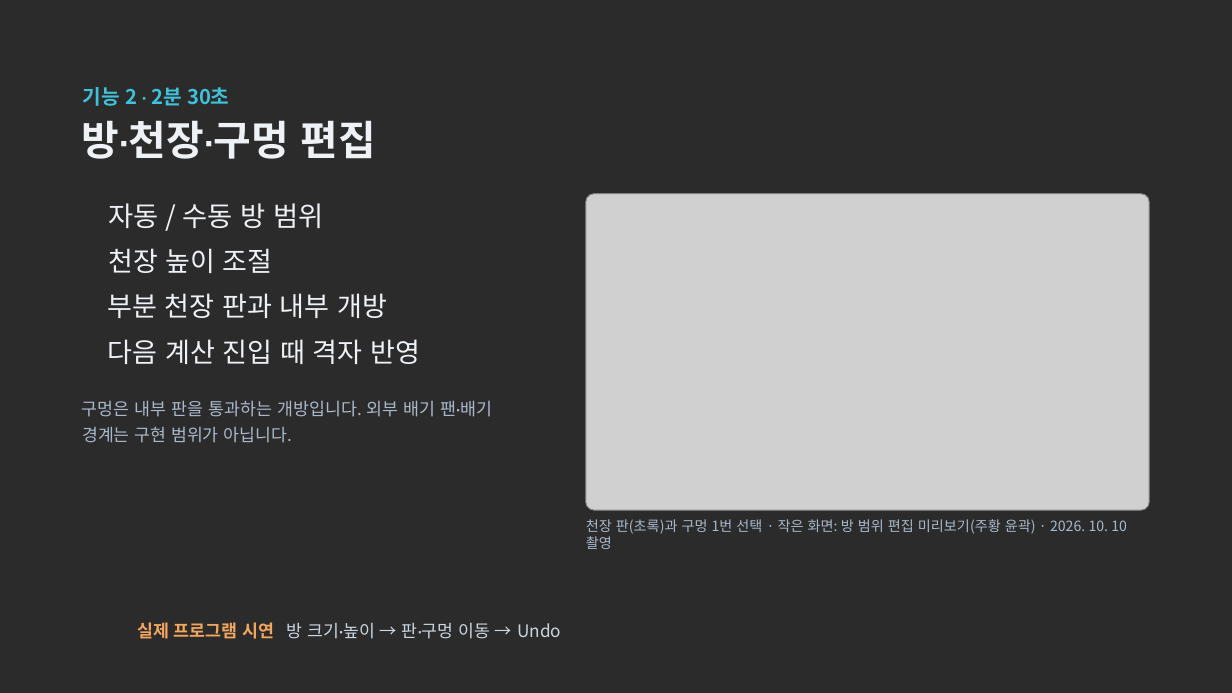
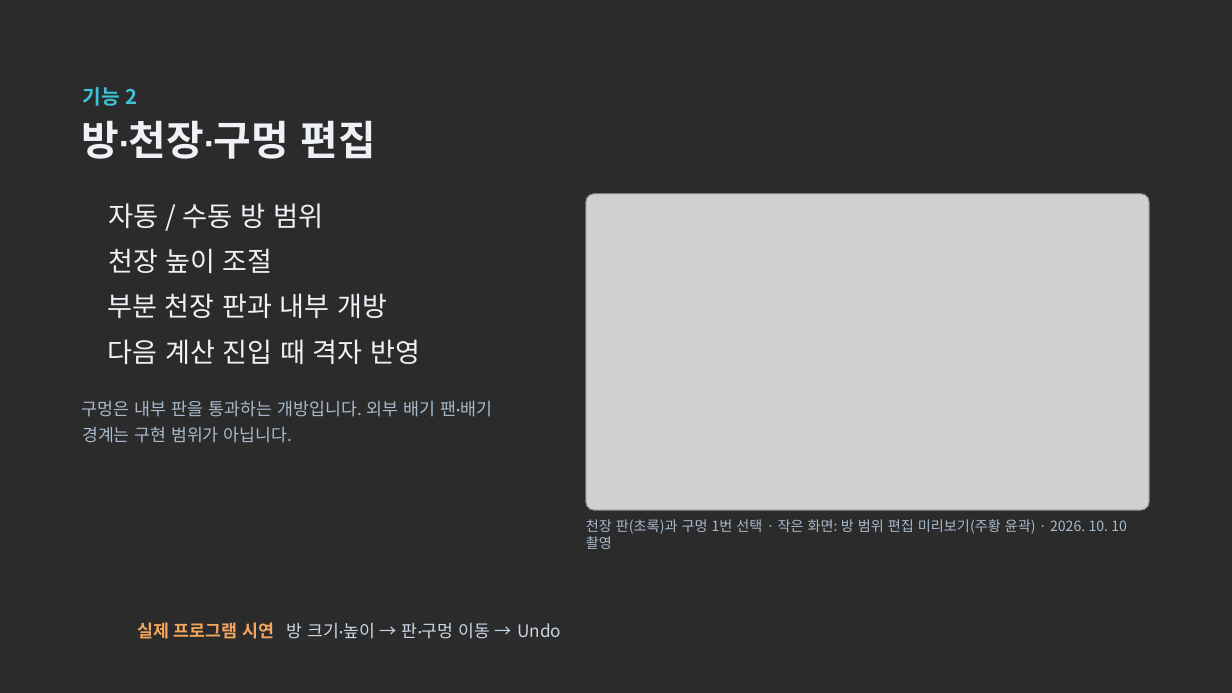
Before and after one commit to dongkimyeon/VRG_TermProj, a slide deck: slide 6 of Presentation/AI 데이터센터 냉각 디지털 트윈 — 중간발표 (편집용).pptx (slide 5 before the commit). Drawn at 1232x693 pixels with LibreOffice and Linux fonts; fonts in the diff are those of the drawing; grey boxes stand for pictures; background and template pictures are left out; a plain dark background stands for a picture behind light text. Boxes give left, top, right and bottom in pixels: in the first picture for what was removed or moved away, otherwise in the second. Text is boxed around its words. In the diff, an @@ line names an element or a change of style, - is before the commit and + after.

```diff
--- a/Presentation/AI 데이터센터 냉각 디지털 트윈 — 중간발표 (편집용).pptx
+++ b/Presentation/AI 데이터센터 냉각 디지털 트윈 — 중간발표 (편집용).pptx
@@ text at [83, 87, 137, 106]: text changed @@
-기능 2 · 2분 30초
+기능 2
```
Also in this commit, not shown: 5 other slides changed, 1 slide added, 3 other files.
